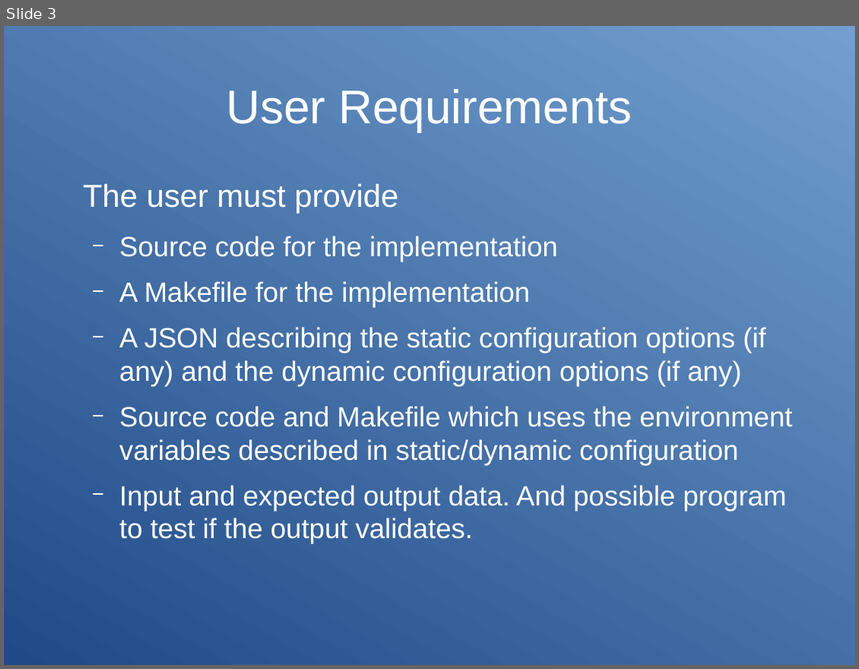
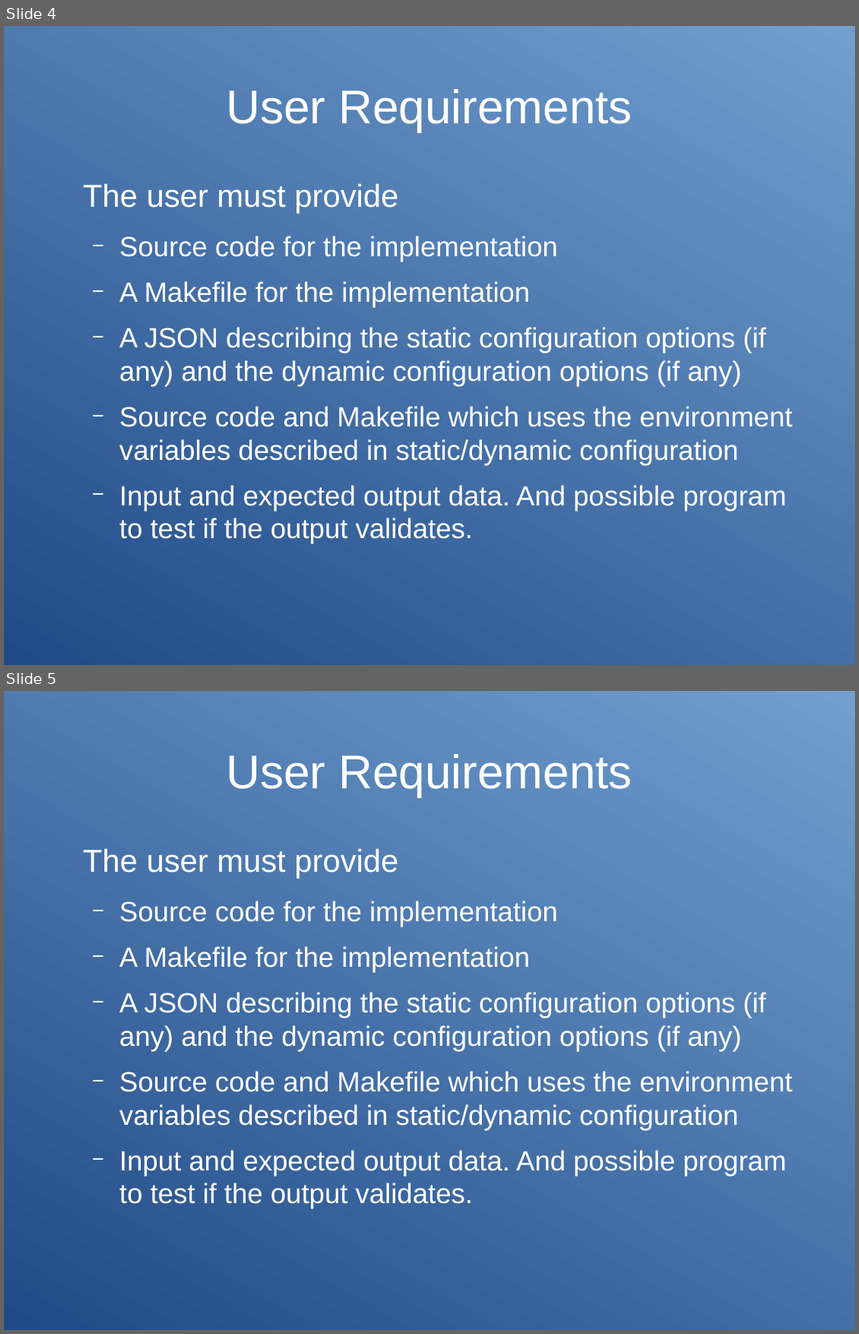
Before and after one commit to HIPERFIT/hipermark, a slide deck: presentation/presentation.odp. Shown one above the other, each under a label of ours: slide 3 before the commit, slides 4 and 5 after it. The pictures are 859x669 and 859x1334 pixels, drawn with LibreOffice and Linux fonts; fonts in the diff are those of the drawing. Boxes give left, top, right and bottom in pixels: in the first picture for what was removed or moved away, otherwise in the second. Text is boxed around its words. In the diff, an @@ line names an element or a change of style, - is before the commit and + after.

```diff
--- a/presentation/presentation.odp
+++ b/presentation/presentation.odp
@@ slide 5 added at [4, 691, 855, 1330], background gradient #204A87 to #729FCF @@
@@ title added at [226, 754, 632, 797], 44 pt, text #FFFFFF @@
+User Requirements
@@ text added at [83, 848, 793, 1209], 25.9 pt, text #FFFFFF @@
+The user must provide
+  − Source code for the implementation
+  − A Makefile for the implementation
+  − A JSON describing the static configuration options (if any) and the dynamic configuration options (if any)
+  − Source code and Makefile which uses the environment variables described in static/dynamic configuration
+  − Input and expected output data. And possible program to test if the output validates.
@@ what was slide 3 is now slide 4 @@
```
Also in this commit, not shown: 2 slides changed, 2 other slides added, 3 slides removed, 2 other files.
